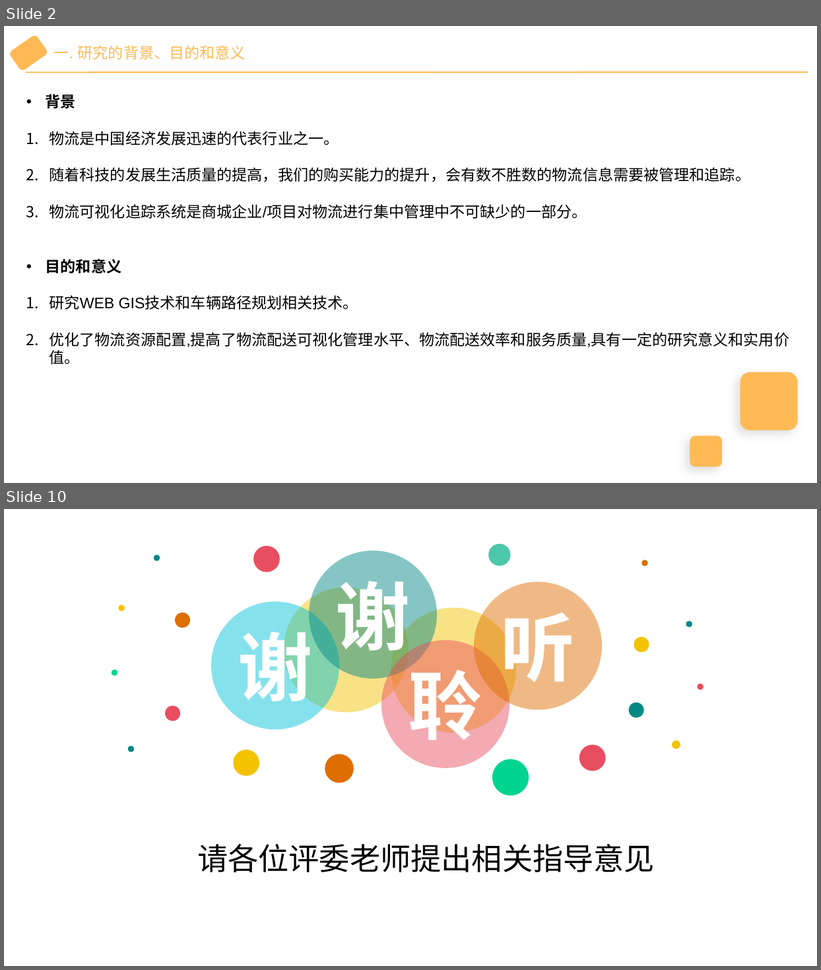
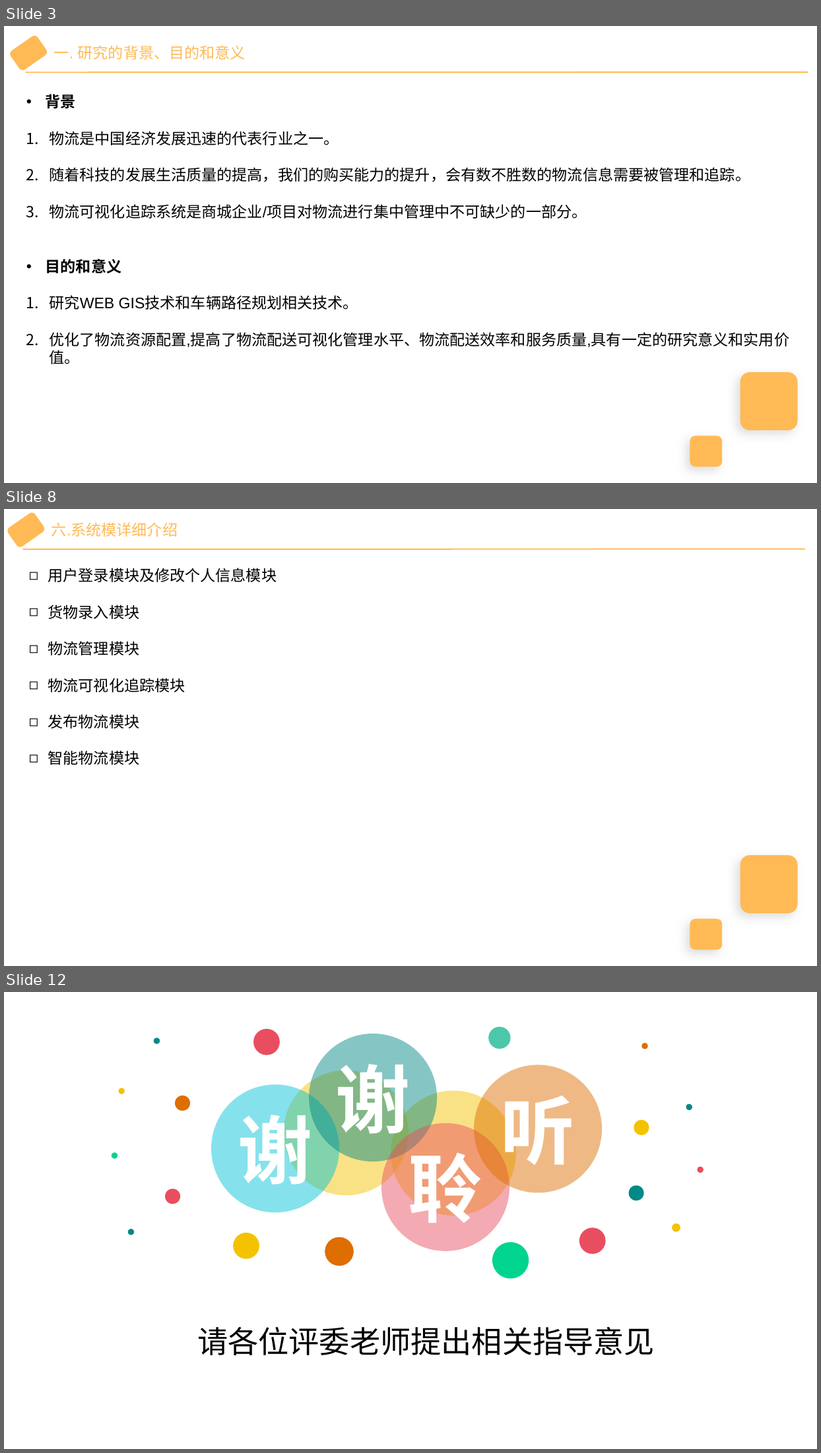
Before and after one commit to wu-yu-pei/graduation-design-file, a slide deck: 答辩PPT.pptx. Shown one above the other, each under a label of ours: slides 2 and 10 before the commit, slides 3, 8 and 12 after it; the slides between them are not shown. The pictures are 821x970 and 821x1453 pixels, drawn with LibreOffice and Linux fonts; fonts in the diff are those of the drawing. Boxes give left, top, right and bottom in pixels: in the first picture for what was removed or moved away, otherwise in the second. Text is boxed around its words. In the diff, an @@ line names an element or a change of style, - is before the commit and + after.

```diff
--- a/答辩PPT.pptx
+++ b/答辩PPT.pptx
@@ slide 8 added at <box>4,509,817,966</box>, background #FFFFFF @@
@@ rounded rectangle added at <box>7,512,46,548</box>, fill #FFBA55, outline #FFBA55 1 pt @@
@@ text added at <box>52,522,178,537</box>, 18 pt, text #FFBA55 @@
+六.系统模详细介绍
@@ line added from (23, 549) to (805, 549), #FFBA55 1.5 pt @@
@@ text added at <box>48,568,277,765</box>, 18 pt, text #000000 @@
+◻ 用户登录模块及修改个人信息模块
+◻ 货物录入模块
+◻ 物流管理模块
+◻ 物流可视化追踪模块
+◻ 发布物流模块
+◻ 智能物流模块
@@ rounded rectangle added at <box>741,855,797,914</box>, fill #FFBA55 @@
@@ rounded rectangle added at <box>690,920,723,951</box>, fill #FFBA55 @@
@@ what was slide 2 is now slide 3 @@
@@ what was slide 10 is now slide 12 @@
```
Also in this commit, not shown: 6 slides changed, 2 other slides added, 1 slide removed, 4 other files.
